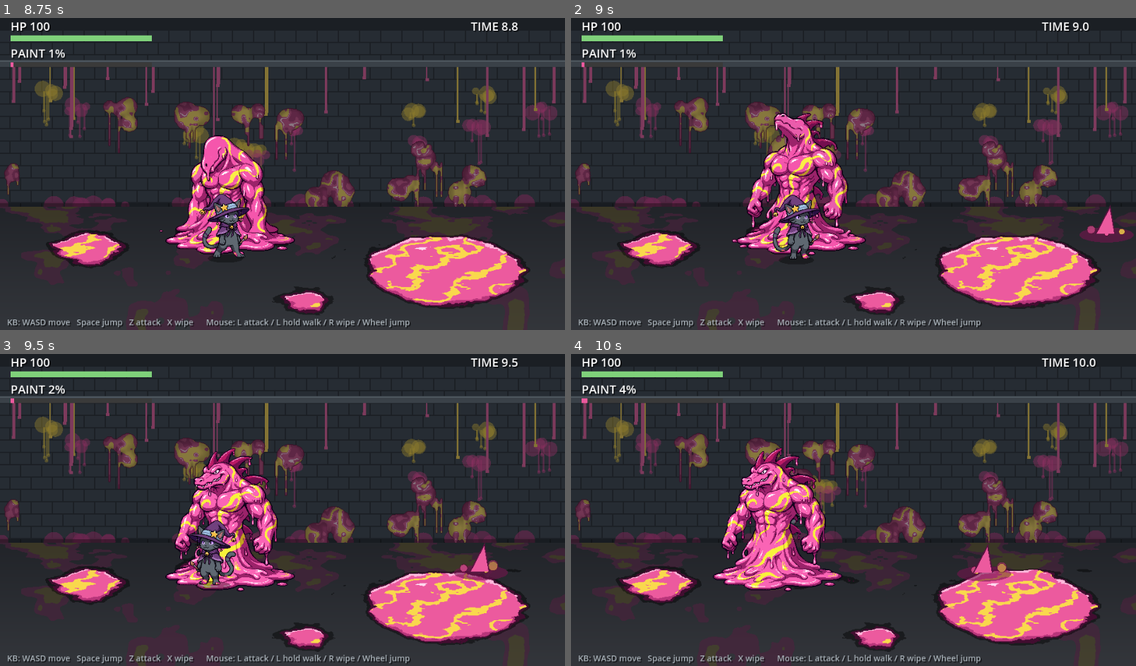
Above: before the commit, frames 1-4 (two rows, left to right).
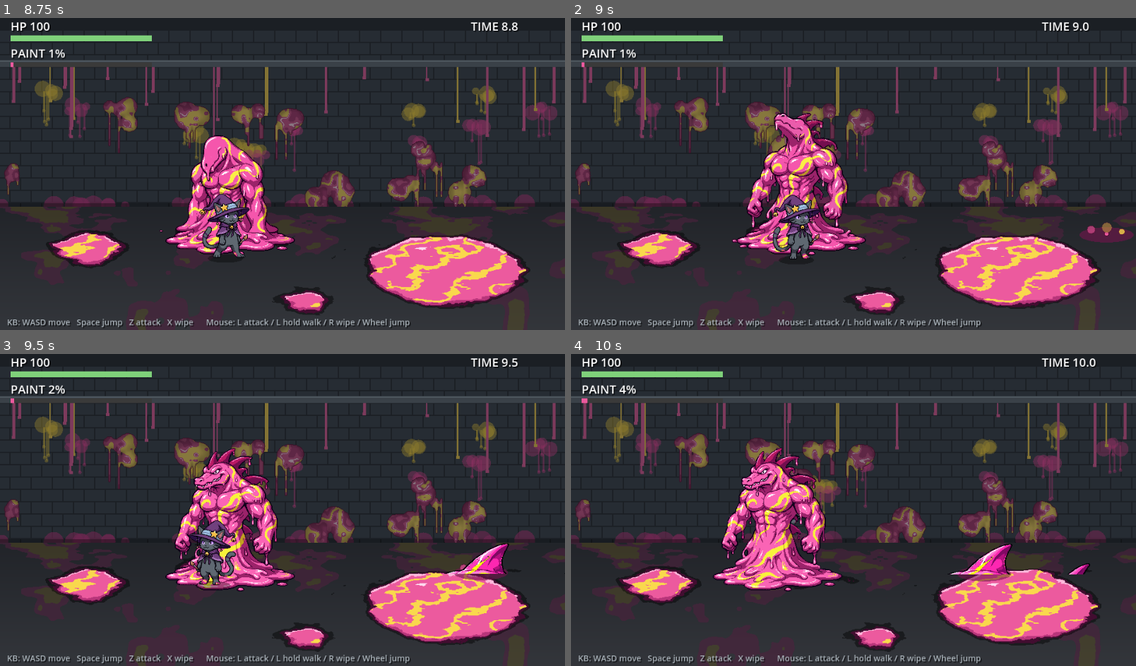
Above: after the commit, the same moments.

Repository: Dekaimo/sewer_proto
Game: Godot game, scene res://main.tscn
The game is run twice, just before and just after one commit, with the same random seed, the same clock (stepped at 60 frames per second) and the same inputs.
Inputs (mouse positions are in pixels of both pictures, inside the frame that each line leads up to):
- Up to frame 1 (8.75 s): move the mouse to (406, 155) at 0.52 s; hold Right (right) 0.53-1.25 s; tap Z (attack) at 0.6, 3.6, 6.6 s; click (406, 155) at 0.67 s; tap Space (jump) at 0.77, 3.77, 6.77 s; drag from (169, 186) to (254, 236) at 1.27 s; move the mouse to (339, 102) at 2.02 s; hold Right (right) 2.03-2.75 s; tap J at 2.1, 5.1, 8.1 s; drag from (254, 236) to (113, 124) at 2.77 s; move the mouse to (452, 217) at 3.52 s; hold Left (left) 3.53-4.25 s; drag from (113, 124) to (197, 92) at 4.27 s; move the mouse to (310, 170) at 5.02 s; hold Down (down) 5.03-5.75 s; click (310, 170) at 5.17 s; drag from (197, 92) to (169, 186) at 5.77 s; move the mouse to (406, 155) at 6.52 s; hold Up (up) 6.53-7.25 s; drag from (169, 186) to (254, 236) at 7.27 s; move the mouse to (339, 102) at 8.02 s; hold Down (down) from 8.03 s (still down)
- Up to frame 2 (9 s): release Down (down) at 8.75 s; drag from (825, 236) to (684, 124) at 8.77 s
- Up to frame 3 (9.5 s): no input
- Up to frame 4 (10 s): move the mouse to (1023, 553) at 9.52 s; hold Up (up) from 9.53 s (still down); tap Z (attack) at 9.6 s; click (1023, 553) at 9.67 s; tap Space (jump) at 9.77 s

Frame 1 is identical in both runs. In frame 2, 0.2% of the frame differs, in the area x 93-97%, y 60-70%; in frame 3, 0.5%; in frame 4, 0.6%, in the area x 66-92%, y 60-71%.

Commit message:
Shark sprite, fin region fix

Diff:
--- a/shark.gd
+++ b/shark.gd
@@ -6,8 +6,8 @@
 
 const BASE_PATH := "res://assets/same_base.png"
 const OPEN_PATH := "res://assets/same_open.png"
-const FEET_Y := 150          # 絵の中で腹（水たまり）が床に着く行
-const FIN_H := 46            # 泳いでいるとき床から出ている高さ
+const FEET_Y := 182          # 絵の中で腹（水たまり）が床に着く行
+const FIN_H := 52            # 泳いでいるとき床から出ている高さ（絵の上から何行ぶん＝背ビレ）
 
 var main
 var state := "swim"   # swim / gulp / leap / drag / spit / stunned
@@ -201,11 +201,10 @@
 	sprite.visible = true
 	sprite.texture = tex
 	sprite.flip_h = facing > 0
-	# 上から vis_h だけを切り出して、床から生えているように見せる
-	var top := 0.0 if state == "leap" else maxf(FEET_Y - vis_h, 0.0)
-	var h := FEET_Y - top
+	# 絵の上から vis_h 行だけを切り出して床の上に置く＝床から生えて（潜って）見える
+	var h := clampf(vis_h, 1.0, FEET_Y)
 	sprite.region_enabled = true
-	sprite.region_rect = Rect2(0, top, tex.get_width(), h)
+	sprite.region_rect = Rect2(0, 0, tex.get_width(), h)
 	sprite.offset = Vector2(-tex.get_width() / 2.0, -h)
 	sprite.position = Vector2(0, -z + (4.0 if underground() else 0.0))
 	# 泳いでいるときはゆらゆら
Binary file added: assets/same_base.png
Binary file added: assets_raw/gen/same_head_crop.png
